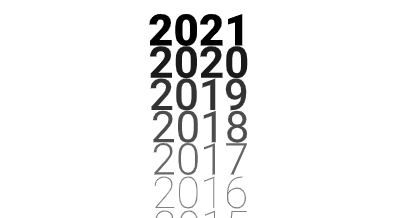
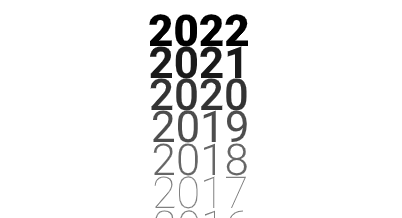
Layer changes from the first w=402, h=218 image to the second:
renamed "2015" to "2016", painted on it over (156, 210, 247, 218)
renamed "2016" to "2017", painted on it over (155, 176, 246, 209)
renamed "2017" to "2018", painted on it over (153, 143, 247, 176)
renamed "2018" to "2019", painted on it over (153, 110, 247, 143)
renamed "2019" to "2020", painted on it over (150, 78, 247, 111)
painted on "2018" (2nd of 2, in "Groupe 1") over (150, 46, 248, 79)
painted on "2019" (2nd of 2, in "Groupe 1") over (149, 14, 248, 47)
